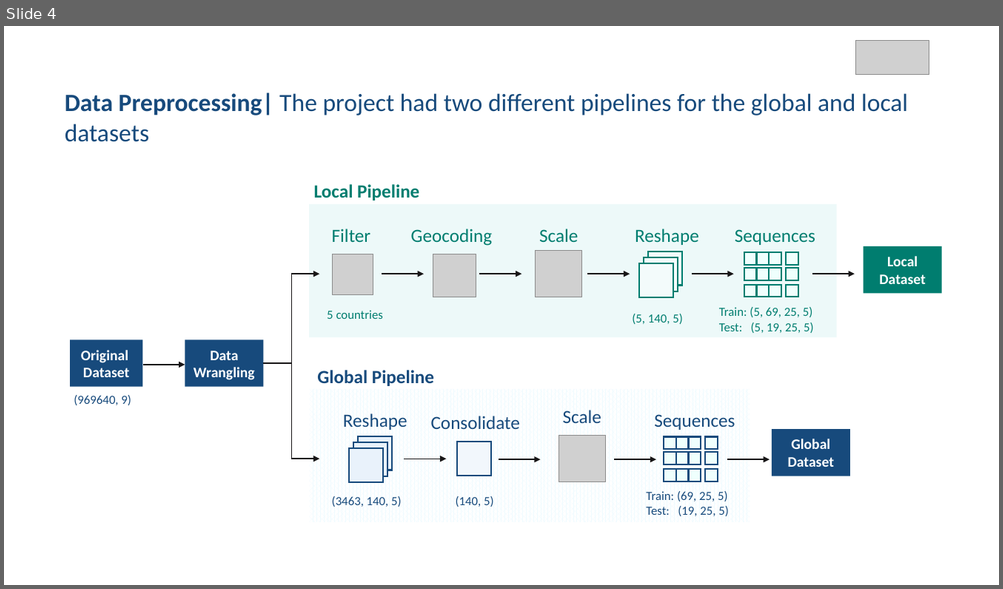
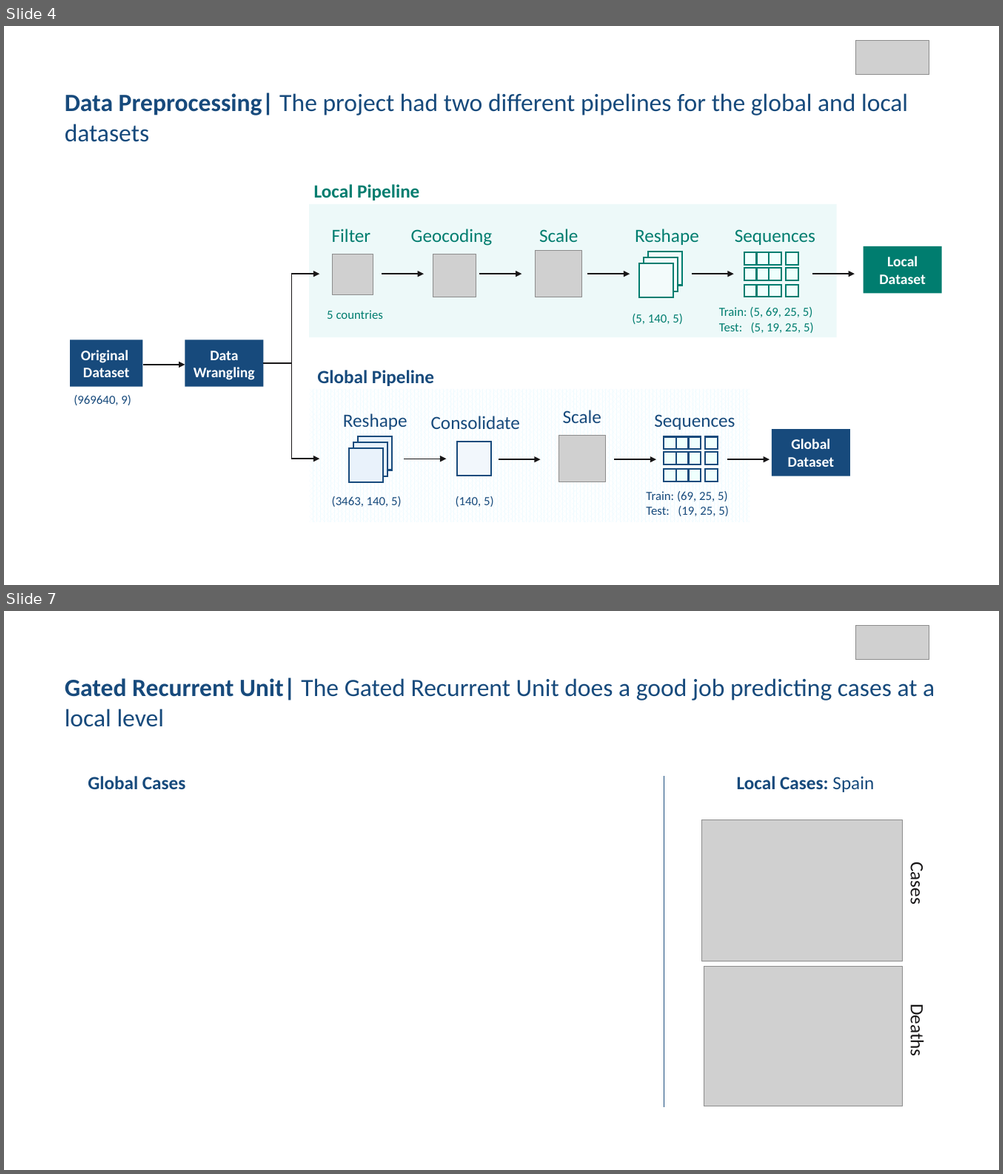
Before and after one commit to GuillemAmatCastello/Deep_Learning, a slide deck: Final Project/Final Project - Deep Learning.pptx. Shown one above the other, each under a label of ours: slide 4 before the commit, slides 4 and 7 after it; the slides between them are not shown. The pictures are 1003x589 and 1003x1174 pixels, drawn with LibreOffice and Linux fonts; fonts in the diff are those of the drawing; grey boxes stand for pictures. Boxes give left, top, right and bottom in pixels: in the first picture for what was removed or moved away, otherwise in the second. Text is boxed around its words. In the diff, an @@ line names an element or a change of style, - is before the commit and + after.

```diff
--- a/Final Project/Final Project - Deep Learning.pptx
+++ b/Final Project/Final Project - Deep Learning.pptx
@@ slide 7 added at bbox=[4, 611, 999, 1170], background #FFFFFF @@
@@ picture added at bbox=[855, 626, 929, 661] @@
@@ text added at bbox=[65, 678, 934, 727], 24 pt, text #174A7C @@
+Gated Recurrent Unit| The Gated Recurrent Unit does a good job predicting cases at a local level
@@ text added at bbox=[88, 776, 185, 789], 18 pt, text #174A7C, bold @@
+Global Cases
@@ line added from (664, 776) to (664, 1108), #174A7C 1 pt @@
@@ text added at bbox=[737, 776, 874, 792], 18 pt, text #174A7C, bold @@
+Local Cases: Spain
@@ picture added at bbox=[702, 820, 902, 962] @@
@@ text added at bbox=[905, 866, 928, 904], 18 pt, text #181617 @@
+Cases
@@ picture added at bbox=[704, 966, 903, 1106] @@
@@ text added at bbox=[905, 1009, 928, 1055], 18 pt, text #181617 @@
+Deaths
```
Also in this commit, not shown: 1 slide changed, 5 other slides added.
